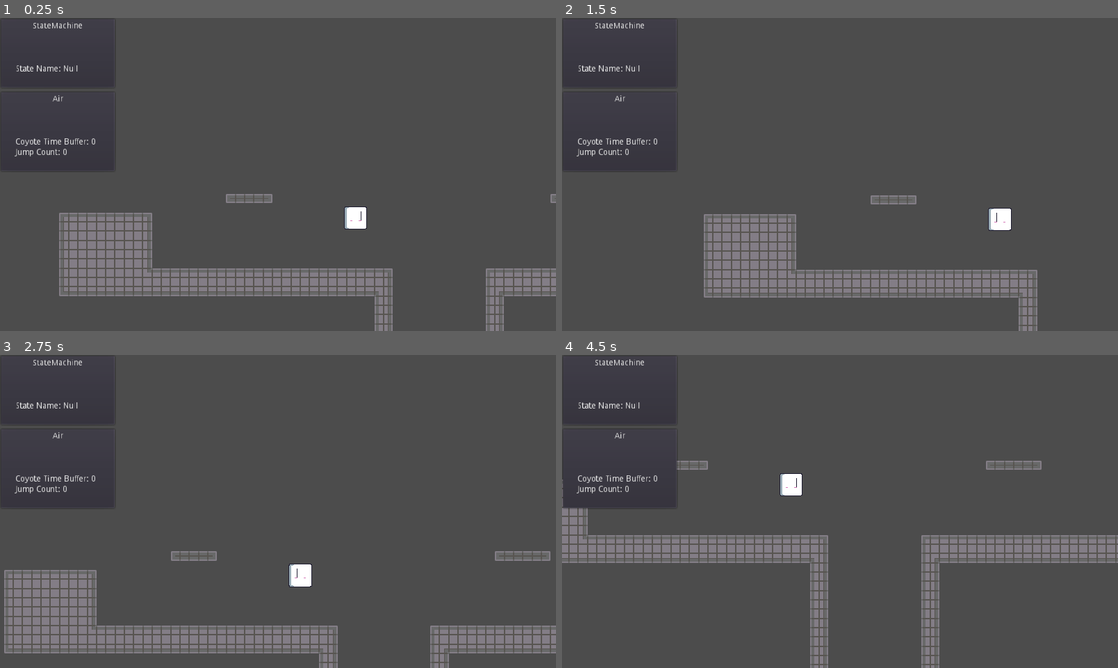
Above: before the commit, frames 1-4 (two rows, left to right).
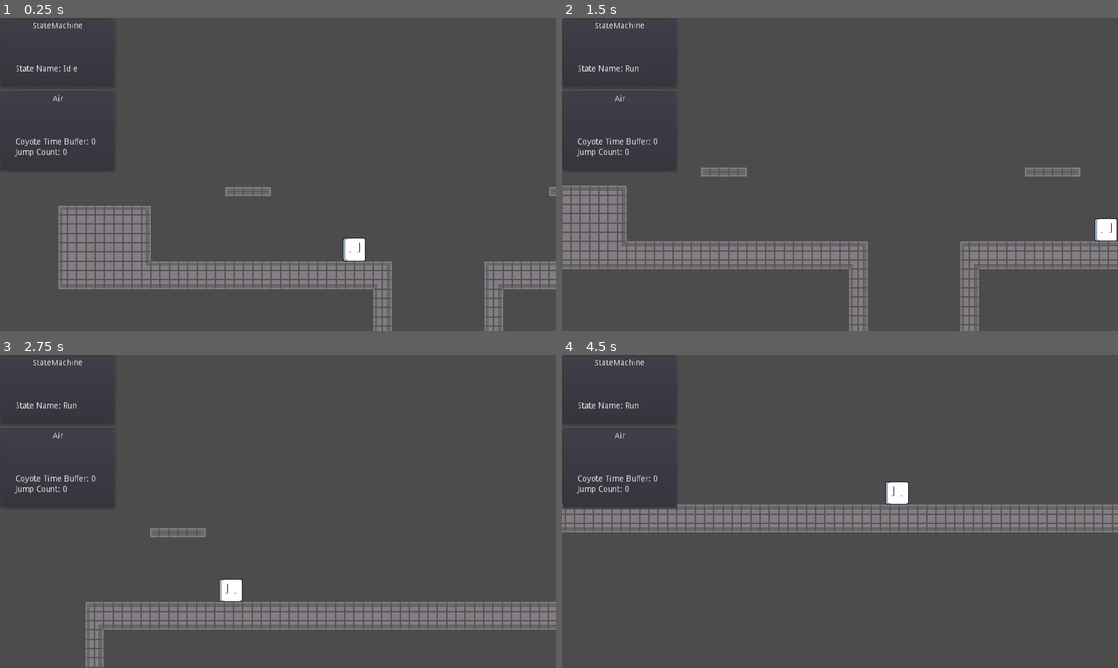
Above: after the commit, the same moments.

Repository: Levrault/Levrault-s-2D-platformer-starter
Game: Godot game, scene res://src/Main/Game.tscn
Two runs of this game, one before a commit and one after it. Both use one fixed random seed, a clock stepped at 60 frames per second and the inputs below.
Inputs (mouse positions are in pixels of both pictures, inside the frame that each line leads up to):
- Up to frame 1 (0.25 s): no input
- Up to frame 2 (1.5 s): move the mouse to (617, 96) at 0.52 s; hold Space (jump) 0.53-1.28 s; hold D (move_right) from 0.53 s (still down); click (617, 96) at 0.67 s; move the mouse to (728, 190) at 1.27 s; tap Shift (sprint) at 1.35 s
- Up to frame 3 (2.75 s): tap Space (jump) at 1.52, 1.55, 1.82 s; move the mouse to (333, 442) at 2.02 s; release D (move_right) at 2.03 s; hold A (move_left) from 2.03 s (still down); hold Space (jump) from 2.03 s (still down)
- Up to frame 4 (4.5 s): move the mouse to (812, 574) at 2.77 s; release A (move_left) at 2.78 s; release Space (jump) at 2.78 s; hold D (move_right) 2.78-4.28 s; tap Shift (sprint) at 2.85, 4.35 s; click (812, 574) at 2.92 s; tap Space (jump) at 3.02, 3.05, 3.32 s; move the mouse to (1006, 558) at 3.52 s; hold Space (jump) 3.53-4.28 s; move the mouse to (673, 464) at 4.27 s; hold A (move_left) from 4.28 s (still down)

The runs differ from the first frame. In frame 1, 7.4% of the frame differs, in the area x 10-100%, y 15-100%; in frame 2, 14%; in frame 3, 14%; in frame 4, 15%, in the area x 0-100%, y 15-100%.
Error before the commit: Invalid get index 'name' (on base: 'null instance'). (res://src/Libraries/StateMachine/StateMachine.gd:8)

Commit message:
feat(player) migrate sprite to skin

Diff:
--- a/src/Player/Player.tscn
+++ b/src/Player/Player.tscn
@@ -26,7 +26,7 @@
 
 [node name="StateMachine" type="Node" parent="."]
 script = ExtResource( 2 )
-initial_state = NodePath("../CameraRig/StateMachine/Move/Idle")
+initial_state = NodePath("Move/Idle")
 
 [node name="Move" type="Node" parent="StateMachine"]
 script = ExtResource( 4 )
@@ -39,3 +39,4 @@
 
 [node name="Air" type="Node" parent="StateMachine/Move"]
 script = ExtResource( 5 )
+max_jump_count = 0
--- a/src/Player/Skin.tscn
+++ b/src/Player/Skin.tscn
@@ -1,10 +1,159 @@
-[gd_scene load_steps=2 format=2]
+[gd_scene load_steps=6 format=2]
 
 [ext_resource path="res://assets/sprites/Player.png" type="Texture" id=1]
+[ext_resource path="res://src/Player/Skin.gd" type="Script" id=2]
+
+[sub_resource type="Animation" id=1]
+resource_name = "DEFAULT"
+length = 0.001
+tracks/0/type = "value"
+tracks/0/path = NodePath("Sprite:visible")
+tracks/0/interp = 1
+tracks/0/loop_wrap = true
+tracks/0/imported = false
+tracks/0/enabled = true
+tracks/0/keys = {
+"times": PoolRealArray( 0 ),
+"transitions": PoolRealArray( 1 ),
+"update": 1,
+"values": [ true ]
+}
+tracks/1/type = "value"
+tracks/1/path = NodePath("Sprite:modulate")
+tracks/1/interp = 1
+tracks/1/loop_wrap = true
+tracks/1/imported = false
+tracks/1/enabled = true
+tracks/1/keys = {
+"times": PoolRealArray( 0 ),
+"transitions": PoolRealArray( 1 ),
+"update": 0,
+"values": [ Color( 1, 1, 1, 1 ) ]
+}
+tracks/2/type = "value"
+tracks/2/path = NodePath("Sprite:self_modulate")
+tracks/2/interp = 1
+tracks/2/loop_wrap = true
+tracks/2/imported = false
+tracks/2/enabled = true
+tracks/2/keys = {
+"times": PoolRealArray( 0 ),
+"transitions": PoolRealArray( 1 ),
+"update": 0,
+"values": [ Color( 1, 1, 1, 1 ) ]
+}
+tracks/3/type = "value"
+tracks/3/path = NodePath("Sprite:rotation_degrees")
+tracks/3/interp = 1
+tracks/3/loop_wrap = true
+tracks/3/imported = false
+tracks/3/enabled = true
+tracks/3/keys = {
+"times": PoolRealArray( 0 ),
+"transitions": PoolRealArray( 1 ),
+"update": 0,
+"values": [ 0.0 ]
+}
+tracks/4/type = "value"
+tracks/4/path = NodePath("Sprite:scale")
+tracks/4/interp = 1
+tracks/4/loop_wrap = true
+tracks/4/imported = false
+tracks/4/enabled = true
+tracks/4/keys = {
+"times": PoolRealArray( 0 ),
+"transitions": PoolRealArray( 1 ),
+"update": 0,
+"values": [ Vector2( 1, 1 ) ]
+}
+
+[sub_resource type="Animation" id=3]
+resource_name = "die"
+length = 0.3
+tracks/0/type = "value"
+tracks/0/path = NodePath("Sprite:visible")
+tracks/0/interp = 1
+tracks/0/loop_wrap = true
+tracks/0/imported = false
+tracks/0/enabled = true
+tracks/0/keys = {
+"times": PoolRealArray( 0, 0.3 ),
+"transitions": PoolRealArray( 1, 1 ),
+"update": 1,
+"values": [ true, false ]
+}
+tracks/1/type = "value"
+tracks/1/path = NodePath("Sprite:scale")
+tracks/1/interp = 1
+tracks/1/loop_wrap = true
+tracks/1/imported = false
+tracks/1/enabled = true
+tracks/1/keys = {
+"times": PoolRealArray( 0, 0.3 ),
+"transitions": PoolRealArray( 1, 0.297302 ),
+"update": 0,
+"values": [ Vector2( 1, 1 ), Vector2( 0.1, 0.1 ) ]
+}
+tracks/2/type = "value"
+tracks/2/path = NodePath("Sprite:modulate")
+tracks/2/interp = 1
+tracks/2/loop_wrap = true
+tracks/2/imported = false
+tracks/2/enabled = true
+tracks/2/keys = {
+"times": PoolRealArray( 0, 0.3 ),
+"transitions": PoolRealArray( 1, 0.34151 ),
+"update": 0,
+"values": [ Color( 1, 1, 1, 1 ), Color( 1, 1, 1, 0 ) ]
+}
+
+[sub_resource type="Animation" id=2]
+resource_name = "spawn"
+length = 0.3
+tracks/0/type = "value"
+tracks/0/path = NodePath("Sprite:visible")
+tracks/0/interp = 1
+tracks/0/loop_wrap = true
+tracks/0/imported = false
+tracks/0/enabled = true
+tracks/0/keys = {
+"times": PoolRealArray( 0 ),
+"transitions": PoolRealArray( 1 ),
+"update": 1,
+"values": [ true ]
+}
+tracks/1/type = "value"
+tracks/1/path = NodePath("Sprite:scale")
+tracks/1/interp = 1
+tracks/1/loop_wrap = true
+tracks/1/imported = false
+tracks/1/enabled = true
+tracks/1/keys = {
+"times": PoolRealArray( 0, 0.3 ),
+"transitions": PoolRealArray( 0.297302, 1 ),
+"update": 0,
+"values": [ Vector2( 0.1, 0.1 ), Vector2( 1, 1 ) ]
+}
+tracks/2/type = "value"
+tracks/2/path = NodePath("Sprite:modulate")
+tracks/2/interp = 1
+tracks/2/loop_wrap = true
+tracks/2/imported = false
+tracks/2/enabled = true
+tracks/2/keys = {
+"times": PoolRealArray( 0, 0.3 ),
+"transitions": PoolRealArray( 0.34151, 1 ),
+"update": 0,
+"values": [ Color( 1, 1, 1, 0 ), Color( 1, 1, 1, 1 ) ]
+}
 
 [node name="Skin" type="Node2D"]
+script = ExtResource( 2 )
 
 [node name="AnimationPlayer" type="AnimationPlayer" parent="."]
+anims/DEFAULT = SubResource( 1 )
+anims/die = SubResource( 3 )
+anims/spawn = SubResource( 2 )
 
 [node name="Sprite" type="Sprite" parent="."]
 texture = ExtResource( 1 )
--- a/src/Player/States/Air.gd
+++ b/src/Player/States/Air.gd
@@ -13,7 +13,10 @@
 
 func unhandled_input(event: InputEvent) -> void:
 	if event.is_action_pressed("jump"):
-		if _jump_count <= max_jump_count or _coyote_time_buffer > 0:
+		if _jump_count < max_jump_count:
+			print("jump")
+			jump()
+		elif  _coyote_time_buffer > 0:
 			jump()
 
 	_parent.unhandled_input(event)
